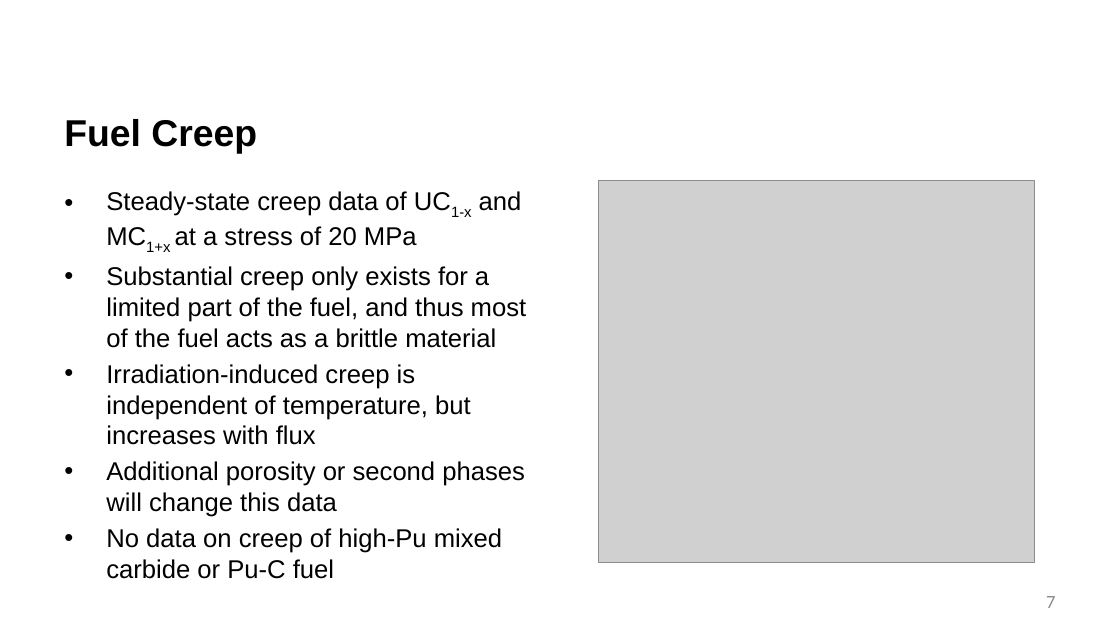
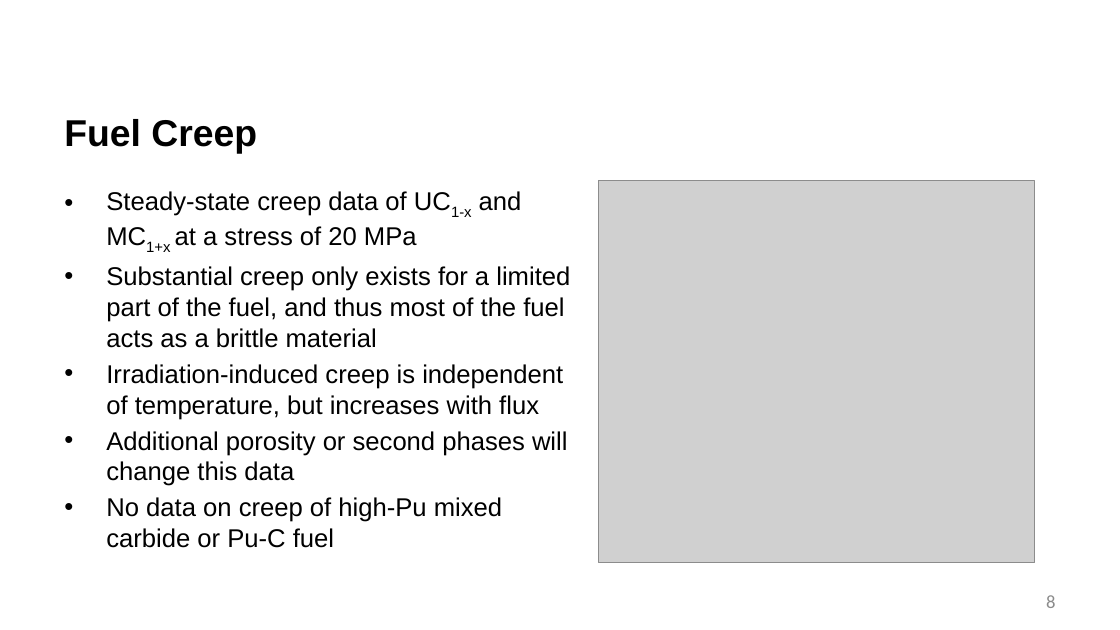
Before and after one commit to benbeeler/TEACHING, a slide deck: slide 8 of Advanced Reactor Materials/Fall2026/Lec17_carbide_nitride.pptx (slide 7 before the commit). Drawn at 1120x630 pixels with LibreOffice and Linux fonts; fonts in the diff are those of the drawing; grey boxes stand for pictures; background and template pictures are left out. Boxes give left, top, right and bottom in pixels: in the first picture for what was removed or moved away, otherwise in the second. Text is boxed around its words. In the diff, an @@ line names an element or a change of style, - is before the commit and + after.

```diff
--- a/Advanced Reactor Materials/Fall2026/Lec17_carbide_nitride.pptx
+++ b/Advanced Reactor Materials/Fall2026/Lec17_carbide_nitride.pptx
@@ text "Steady-state creep data of UC1-x ..." rewrapped from [106,191,526,579] to [106,191,570,548] @@
@@ page number at [1046,595,1055,608]: text changed @@
-7
+8
```
Also in this commit, not shown: 6 other slides changed, 1 slide added, 10 other files.
